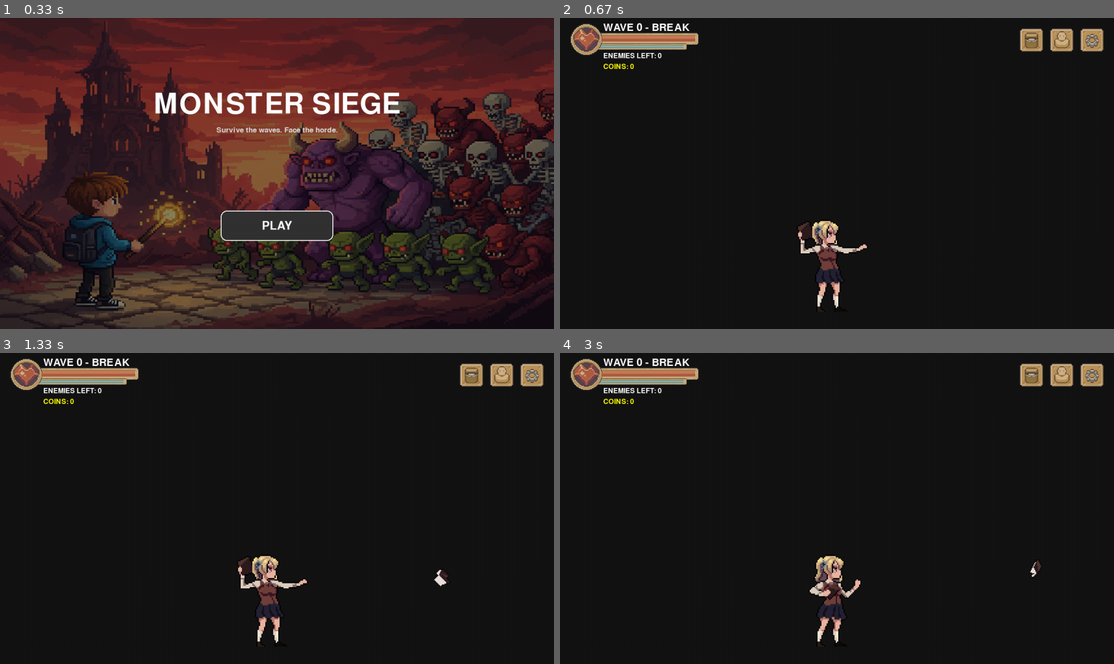
Above: before the commit, frames 1-4 (two rows, left to right).
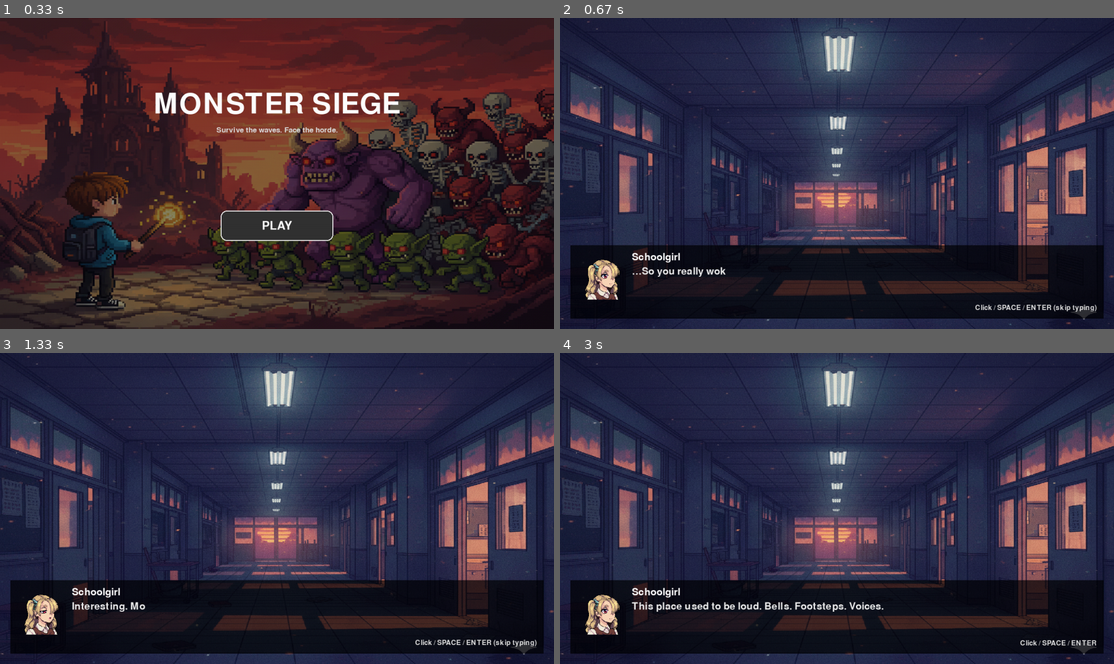
Above: after the commit, the same moments.

Repository: Mikegt106/Pygame_dev
Game: pygame game, started from main.py
The game is run twice, just before and just after one commit, with the same random seed, the same clock (stepped at 60 frames per second) and the same inputs.
Inputs (mouse positions are in pixels of both pictures, inside the frame that each line leads up to):
- Up to frame 1 (0.33 s): no input
- Up to frame 2 (0.67 s): tap Enter at 0.33 s
- Up to frame 3 (1.33 s): tap Enter at 0.67 s; click (105, 461) at 1.05 s
- Up to frame 4 (3 s): click (848, 402) at 1.88 s; click (809, 589) at 2.22 s; click (820, 455) at 2.55 s; click (759, 443) at 2.88 s

Frame 1 is identical in both runs. In frame 2, 81% of the frame differs, in the area x 0-100%, y 0-100%; in frame 3, 81%; in frame 4, 82%.

Commit message:
intro dialogue + bg working

Diff:
--- /dev/null
+++ b/dialogue/intro.py
@@ -0,0 +1,81 @@
+# dialogue/intro.py
+
+def get_intro_lines():
+    F = "assets/Schoolgirl/Faces/"
+    S = "assets/Scenes/"
+
+    return [
+        {
+            "scene": S + "intro_hallway.png",
+            "name": "Schoolgirl",
+            "face": F + "Calm.png",
+            "text": "…So you really woke up here."
+        },
+
+        {
+            "scene": S + "intro_hallway.png",
+            "name": "Schoolgirl",
+            "face": F + "Indifference.png",
+            "text": "Interesting. Most of them stay asleep."
+        },
+
+        {
+            "name": "Schoolgirl",
+            "face": F + "Smile.png",
+            "text": "Relax. If this were a dream, you'd already be gone."
+        },
+
+        {
+            "name": "Schoolgirl",
+            "face": F + "Calm.png",
+            "text": "This place used to be loud. Bells. Footsteps. Voices."
+        },
+
+        {
+            "name": "Schoolgirl",
+            "face": F + "Awkwardness.png",
+            "text": "Now it only responds to movement… and fear."
+        },
+
+        {
+            "name": "Schoolgirl",
+            "face": F + "Indifference.png",
+            "text": "They will come in waves. They always do."
+        },
+
+        {
+            "name": "Schoolgirl",
+            "face": F + "Passive aggression.png",
+            "text": "Timing matters more than strength. Swing wildly and you won’t last."
+        },
+
+        {
+            "name": "Schoolgirl",
+            "face": F + "Calm.png",
+            "text": "Defend when you must. Hesitate when you can."
+        },
+
+        {
+            "name": "Schoolgirl",
+            "face": F + "Passion.png",
+            "text": "Coins fall from mistakes. Collect them. Mistakes have value here."
+        },
+
+        {
+            "name": "Schoolgirl",
+            "face": F + "Smile.png",
+            "text": "Don’t bother looking for exits."
+        },
+
+        {
+            "name": "Schoolgirl",
+            "face": F + "Calm.png",
+            "text": "When the bell rang… no one left."
+        },
+
+        {
+            "name": "Schoolgirl",
+            "face": F + "Passion.png",
+            "text": "Stay alive long enough… and maybe you’ll understand why."
+        },
+    ]
--- a/main.py
+++ b/main.py
@@ -11,6 +11,8 @@
 from ui.menu_ui import MenuUI
 from ui.inventory_ui import InventoryUI
 from ui.main_screen import MainScreen
+from dialogue.intro import get_intro_lines
+from ui.dialogue_ui import DialogueUI
 
 pygame.init()
 
@@ -36,10 +38,19 @@
 
 WORLD_WIDTH = 6000
 
+#----------------------------------
+# UI INITIALISATION
+#----------------------------------
 statui = StatBarUI()
 menu_ui = MenuUI(screen)
 inventory_ui = InventoryUI(screen)
 loot_sys = LootSystem()
+dialogue_ui = DialogueUI(screen)
+
+
+#----------------------------------
+# SYSTEM klaarzetten
+#----------------------------------
 
 spawner = EnemySpawner(
     pool=config.ENEMY_POOL,
@@ -53,6 +64,11 @@
 wave_sys = WaveSystem(waves=config.WAVES, break_time=4.0)
 wave_sys.start()
 
+def start_intro():
+    global state
+
+    dialogue_ui.start(get_intro_lines())
+    state = "INTRO"
 
 def reset_game():
     spawner.reset()
@@ -63,13 +79,16 @@
     pickups = []
     return player, projectiles, enemies, pickups
 
-
 player, projectiles, enemies, pickups = reset_game()
 
+#----------------------------------
+# Actual runnning
+#----------------------------------
 running = True
 while running:
     dt = clock.tick(60) / 1000.0
     keys = pygame.key.get_pressed()
+    ui_used_click_this_frame = False
 
     # --------------------------------------------------
     # EVENTS
@@ -79,15 +98,23 @@
     for event in pygame.event.get():
         if event.type == pygame.QUIT:
             running = False
+            break
 
         # --- MAIN SCREEN ---
         if state == "MAIN":
             action = main_screen.handle_event(event)
             if action == "PLAY":
+                start_intro()
+            continue
+
+        # --- INTRO (dialogue) ---
+        if state == "INTRO":
+            dialogue_ui.handle_event(event)
+            if dialogue_ui.is_done():
                 state = "PLAY"
-            continue  # blijf in main screen event handling
-
-        # --- IN-GAME EVENTS ---
+            continue
+
+        # --- IN-GAME EVENTS (PLAY) ---
         if event.type == pygame.KEYDOWN and event.key == pygame.K_r:
             if player.dead:
                 player, projectiles, enemies, pickups = reset_game()
@@ -114,6 +141,14 @@
     if state == "MAIN":
         main_screen.update(dt)
         main_screen.draw()
+        pygame.display.flip()
+        continue
+
+    if state == "INTRO":
+        screen.fill((10, 10, 10))
+
+        dialogue_ui.update(dt)
+        dialogue_ui.draw()
         pygame.display.flip()
         continue
 
--- /dev/null
+++ b/ui/dialogue_ui.py
@@ -0,0 +1,237 @@
+# ui/dialogue_ui.py
+import pygame
+
+
+class DialogueUI:
+    def __init__(
+        self,
+        screen: pygame.Surface,
+        box_h: int = 170,
+        margin: int = 24,
+        padding: int = 16,
+        face_size: int = 110,
+        cps: float = 55.0,  # characters per second (typewriter speed)
+    ):
+        self.screen = screen
+        self.box_h = box_h
+        self.margin = margin
+        self.padding = padding
+        self.face_size = face_size
+
+        self.font = pygame.font.SysFont(None, 34)
+        self.font_small = pygame.font.SysFont(None, 24)
+
+        self.active = False
+        self.index = 0
+        self.lines = []  # list[dict]
+
+        # caches
+        self.faces_cache = {}
+        self.scene_cache = {}
+
+        # ✅ scene persistence
+        self.current_scene_path = None
+
+        # --- typewriter state ---
+        self.cps = float(cps)
+        self._char_pos = 0.0
+        self._shown_chars = 0
+        self._line_done = False
+
+    def start(self, lines: list[dict]):
+        self.lines = lines
+        self.index = 0
+        self.active = True
+
+        # ✅ reset scene for a new dialogue sequence
+        self.current_scene_path = None
+
+        self._reset_typewriter_for_current_line()
+
+    def is_done(self) -> bool:
+        return (not self.active) or self.index >= len(self.lines)
+
+    def _current(self) -> dict:
+        if not self.active or self.index >= len(self.lines):
+            return {}
+        return self.lines[self.index]
+
+    def _current_text(self) -> str:
+        return self._current().get("text", "")
+
+    def _reset_typewriter_for_current_line(self):
+        self._char_pos = 0.0
+        self._shown_chars = 0
+        self._line_done = False
+
+        text = self._current_text()
+        if len(text) == 0:
+            self._line_done = True
+
+    # -------------------------
+    # ASSET LOADERS (cached)
+    # -------------------------
+    def _load_face(self, path: str) -> pygame.Surface:
+        if path not in self.faces_cache:
+            img = pygame.image.load(path).convert_alpha()
+            img = pygame.transform.scale(img, (self.face_size, self.face_size))
+            self.faces_cache[path] = img
+        return self.faces_cache[path]
+
+    def _load_scene(self, path: str) -> pygame.Surface:
+        """Load + scale background to screen size, cached per path."""
+        if path not in self.scene_cache:
+            sw, sh = self.screen.get_size()
+            img = pygame.image.load(path).convert()  # background: no alpha needed
+            img = pygame.transform.scale(img, (sw, sh))
+            self.scene_cache[path] = img
+        return self.scene_cache[path]
+
+    # -------------------------
+    # UPDATE / INPUT
+    # -------------------------
+    def update(self, dt: float):
+        """Typewriter progression."""
+        if not self.active:
+            return
+        if self.index >= len(self.lines):
+            self.active = False
+            return
+        if self._line_done:
+            return
+
+        text = self._current_text()
+        self._char_pos += self.cps * dt
+        self._shown_chars = min(len(text), int(self._char_pos))
+
+        if self._shown_chars >= len(text):
+            self._shown_chars = len(text)
+            self._line_done = True
+
+    def _advance(self):
+        self.index += 1
+        if self.index >= len(self.lines):
+            self.active = False
+            return
+        self._reset_typewriter_for_current_line()
+
+    def handle_event(self, event) -> bool:
+        """Return True if UI used the input (so player shouldn't attack)."""
+        if not self.active:
+            return False
+
+        proceed = False
+        if event.type == pygame.KEYDOWN and event.key in (pygame.K_SPACE, pygame.K_RETURN):
+            proceed = True
+        elif event.type == pygame.MOUSEBUTTONDOWN and event.button == 1:
+            proceed = True
+
+        if not proceed:
+            return False
+
+        # 1) if text still typing => reveal instantly
+        if not self._line_done:
+            text = self._current_text()
+            self._shown_chars = len(text)
+            self._char_pos = float(len(text))
+            self._line_done = True
+            return True
+
+        # 2) else go next line
+        self._advance()
+        return True
+
+    # -------------------------
+    # TEXT WRAP
+    # -------------------------
+    def _wrap(self, text: str, max_w: int):
+        words = text.split(" ")
+        lines = []
+        cur = ""
+        for w in words:
+            test = (cur + " " + w).strip()
+            if self.font.size(test)[0] <= max_w:
+                cur = test
+            else:
+                if cur:
+                    lines.append(cur)
+                cur = w
+        if cur:
+            lines.append(cur)
+        return lines
+
+    # -------------------------
+    # DRAW
+    # -------------------------
+    def draw(self):
+        if not self.active or self.index >= len(self.lines):
+            return
+
+        cur = self._current()
+        scene_path = cur.get("scene", None)
+
+        # ✅ update scene ONLY if this line provides one
+        if scene_path:
+            self.current_scene_path = scene_path
+
+        # ✅ draw current scene if it exists (persist across lines)
+        if self.current_scene_path:
+            try:
+                bg = self._load_scene(self.current_scene_path)
+                self.screen.blit(bg, (0, 0))
+            except Exception:
+                self.screen.fill((10, 10, 10))
+        else:
+            self.screen.fill((10, 10, 10))
+
+        # 2) dialogue box
+        sw, sh = self.screen.get_size()
+        box_rect = pygame.Rect(
+            self.margin,
+            sh - self.margin - self.box_h,
+            sw - 2 * self.margin,
+            self.box_h,
+        )
+
+        overlay = pygame.Surface((box_rect.w, box_rect.h), pygame.SRCALPHA)
+        overlay.fill((0, 0, 0, 170))
+        self.screen.blit(overlay, box_rect.topleft)
+
+        name = cur.get("name", "")
+        face_path = cur.get("face", "")
+        full_text = cur.get("text", "")
+
+        shown_text = full_text[: self._shown_chars]
+
+        # face
+        face_x = box_rect.x + self.padding
+        face_y = box_rect.y + self.padding
+        if face_path:
+            face = self._load_face(face_path)
+            self.screen.blit(face, (face_x, face_y))
+
+        # name + text
+        text_x = face_x + self.face_size + self.padding
+        text_y = box_rect.y + self.padding
+
+        name_surf = self.font.render(name, True, (255, 255, 255))
+        self.screen.blit(name_surf, (text_x, text_y))
+        text_y += name_surf.get_height() + 8
+
+        max_w = box_rect.right - self.padding - text_x
+        wrapped = self._wrap(shown_text, max_w)
+
+        for line in wrapped[:4]:
+            t = self.font.render(line, True, (235, 235, 235))
+            self.screen.blit(t, (text_x, text_y))
+            text_y += t.get_height() + 4
+
+        hint_text = "Click / SPACE / ENTER"
+        if not self._line_done:
+            hint_text = "Click / SPACE / ENTER (skip typing)"
+
+        hint = self.font_small.render(hint_text, True, (220, 220, 220))
+        self.screen.blit(
+            hint,
+            (box_rect.right - hint.get_width() - self.padding, box_rect.bottom - hint.get_height() - self.padding),
+        )
Binary file added: assets/Scenes/intro_hallway.png
Binary file added: assets/Schoolgirl/Faces/Awkwardness.png
Binary file added: assets/Schoolgirl/Faces/Calm.png
Binary file added: assets/Schoolgirl/Faces/Indifference.png
Binary file added: assets/Schoolgirl/Faces/Passion.png
Binary file added: assets/Schoolgirl/Faces/Passive aggression.png
Binary file added: assets/Schoolgirl/Faces/Smile.png
Empty file added: dialogue/__init__.py
Not shown, changed: .DS_Store
Not shown, changed: assets/.DS_Store
